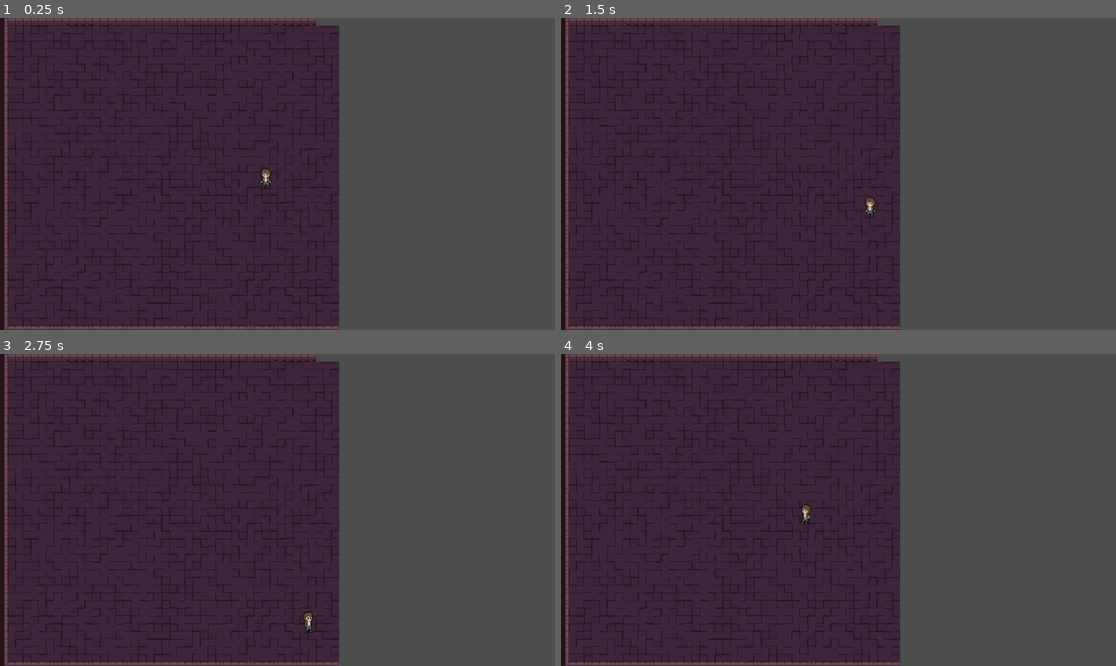
Above: before the commit, frames 1-4 (two rows, left to right).
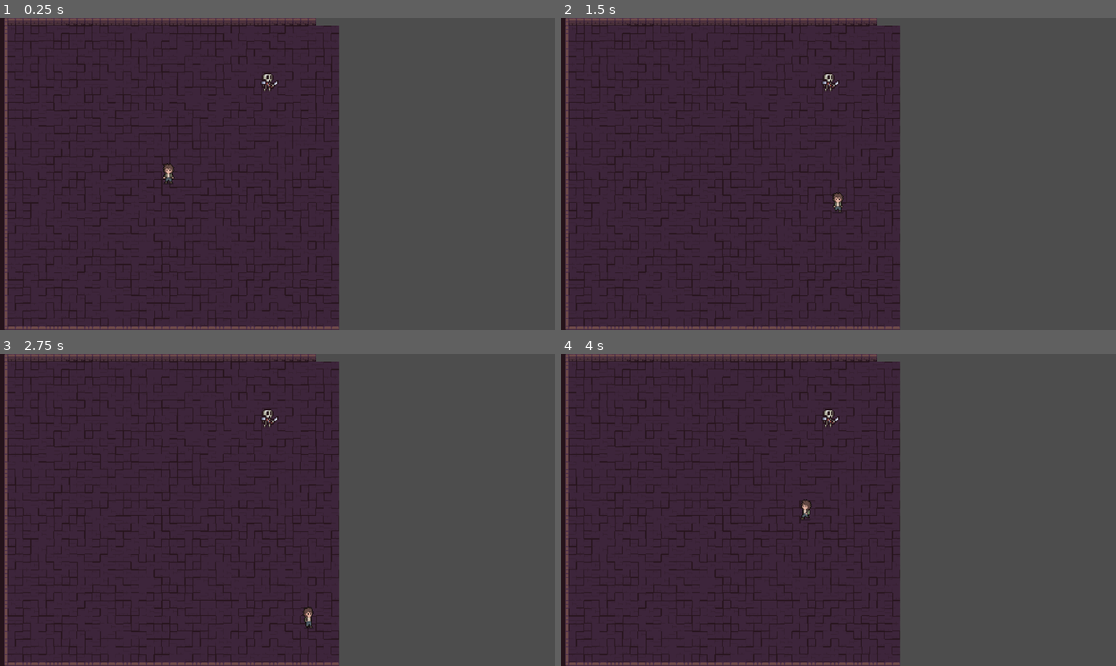
Above: after the commit, the same moments.

Repository: MihhailKakourov/Space
Game: Godot game, scene res://game/game.tscn
The game is run twice, just before and just after one commit, with the same random seed, the same clock (stepped at 60 frames per second) and the same inputs.
Inputs:
- Up to frame 1 (0.25 s): no input
- Up to frame 2 (1.5 s): hold Right (ui_right) 0.53-1.28 s; hold Down (ui_down) from 1.28 s (still down)
- Up to frame 3 (2.75 s): release Down (ui_down) at 2.03 s; hold Right (ui_right) from 2.03 s (still down)
- Up to frame 4 (4 s): release Right (ui_right) at 2.78 s; hold Up (ui_up) 2.78-3.53 s; hold Left (ui_left) from 3.53 s (still down)

The runs differ from the first frame. In frame 1, 0.3% of the frame differs, in the area x 29-51%, y 17-55%; in frame 2, 0.3%; in frame 3, 0.2%; in frame 4, 0.2%.

Commit message:
Enemy skeleton

Diff:
--- /dev/null
+++ b/elements/enemy_skeleton1/enemy_skeleton_1.tscn
@@ -0,0 +1,70 @@
+[gd_scene load_steps=10 format=3 uid="uid://bfcwuavvxricc"]
+
+[ext_resource type="Texture2D" uid="uid://b17ocmbpi25c8" path="res://assets/Enemy_Animations_Set/enemies-skeleton1_idle.png" id="1_ptvev"]
+
+[sub_resource type="AtlasTexture" id="AtlasTexture_7qdcr"]
+atlas = ExtResource("1_ptvev")
+region = Rect2(0, 0, 32, 32)
+
+[sub_resource type="AtlasTexture" id="AtlasTexture_wkjd0"]
+atlas = ExtResource("1_ptvev")
+region = Rect2(32, 0, 32, 32)
+
+[sub_resource type="AtlasTexture" id="AtlasTexture_b5ghr"]
+atlas = ExtResource("1_ptvev")
+region = Rect2(64, 0, 32, 32)
+
+[sub_resource type="AtlasTexture" id="AtlasTexture_c43a5"]
+atlas = ExtResource("1_ptvev")
+region = Rect2(96, 0, 32, 32)
+
+[sub_resource type="AtlasTexture" id="AtlasTexture_amdnv"]
+atlas = ExtResource("1_ptvev")
+region = Rect2(128, 0, 32, 32)
+
+[sub_resource type="AtlasTexture" id="AtlasTexture_2uc3t"]
+atlas = ExtResource("1_ptvev")
+region = Rect2(160, 0, 32, 32)
+
+[sub_resource type="SpriteFrames" id="SpriteFrames_0b7a7"]
+resource_local_to_scene = true
+animations = [{
+"frames": [{
+"duration": 1.0,
+"texture": SubResource("AtlasTexture_7qdcr")
+}, {
+"duration": 1.0,
+"texture": SubResource("AtlasTexture_wkjd0")
+}, {
+"duration": 1.0,
+"texture": SubResource("AtlasTexture_b5ghr")
+}, {
+"duration": 1.0,
+"texture": SubResource("AtlasTexture_c43a5")
+}, {
+"duration": 1.0,
+"texture": SubResource("AtlasTexture_amdnv")
+}, {
+"duration": 1.0,
+"texture": SubResource("AtlasTexture_2uc3t")
+}],
+"loop": true,
+"name": &"default",
+"speed": 2.0
+}]
+
+[sub_resource type="CapsuleShape2D" id="CapsuleShape2D_rpxai"]
+radius = 24.0
+height = 48.0
+
+[node name="EnemySkeleton1" type="CharacterBody2D"]
+
+[node name="AnimatedSprite2D" type="AnimatedSprite2D" parent="."]
+position = Vector2(3, -5)
+scale = Vector2(2.5, 2.5)
+sprite_frames = SubResource("SpriteFrames_0b7a7")
+frame_progress = 0.100498
+
+[node name="CollisionShape2D" type="CollisionShape2D" parent="."]
+position = Vector2(-3, 9)
+shape = SubResource("CapsuleShape2D_rpxai")
--- a/game/game.tscn
+++ b/game/game.tscn
@@ -2,7 +2,7 @@
 
 [ext_resource type="PackedScene" uid="uid://u7vy4wtama57" path="res://elements/maps/main_map/main_map.tscn" id="1_l1rk1"]
 [ext_resource type="PackedScene" uid="uid://cc38gtrpx7cuo" path="res://elements/main_character/character_body_2d.tscn" id="2_vasa2"]
-[ext_resource type="PackedScene" uid="uid://b52q1mqvp55jm" path="res://elements/wall/wall.tscn" id="3_h7iqs"]
+[ext_resource type="PackedScene" uid="uid://bfcwuavvxricc" path="res://elements/enemy_skeleton1/enemy_skeleton_1.tscn" id="3_h7iqs"]
 
 [node name="game" type="Node2D"]
 
@@ -10,13 +10,7 @@
 tile_map_data = PackedByteArray("AAAAAAEAAAAAAAAAAAAAAAIAAAAAAAMAAAAAAAMAAAAAAAMAAAAAAAQAAAAAAAMAAAAAAAUAAAAAAAMAAAAAAA …(28736 unchanged characters)…
 
 [node name="MainCharacter" parent="." instance=ExtResource("2_vasa2")]
-position = Vector2(541, 339)
+position = Vector2(339, 330)
 
-[node name="Wall" parent="." instance=ExtResource("3_h7iqs")]
-
-[node name="Wall2" parent="." instance=ExtResource("3_h7iqs")]
-position = Vector2(1138, 3)
-
-[node name="Wall3" parent="." instance=ExtResource("3_h7iqs")]
-position = Vector2(677, 642)
-rotation = 1.5708
+[node name="EnemySkeleton1" parent="." instance=ExtResource("3_h7iqs")]
+position = Vector2(560, 124)
